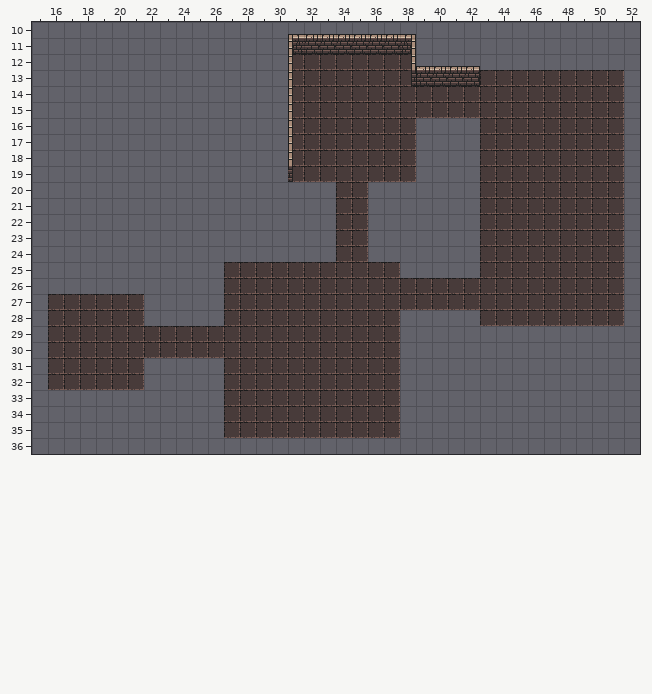
Level history. Tiled map: assets/tiles/map2.tmx. The first picture shows the starting point.
Cells are 16x16 px. Shown: x 15..52, y 10..36.
Now the later version:
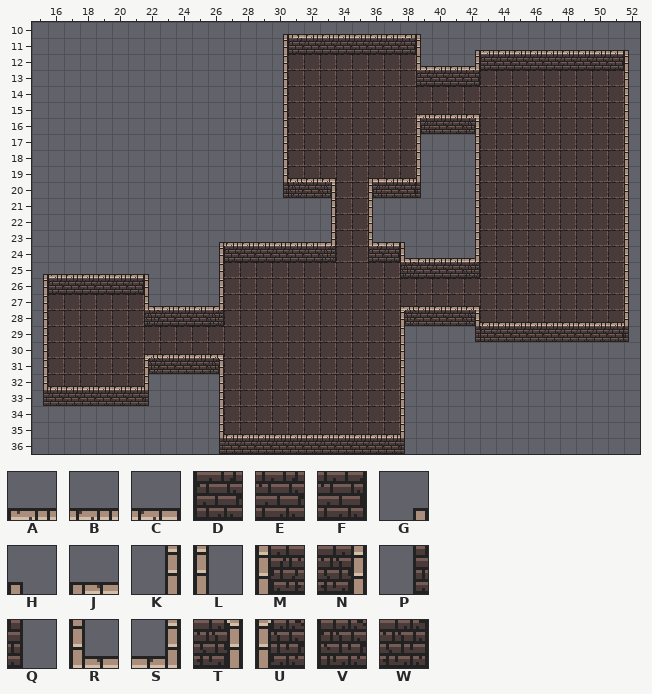
Key: from "DungeonTilesetII": A 1, B 2, C 3, D 33, E 34, F 35, G 224, H 225, J 226, K 256, L 257, M 258, N 259, P 288, Q 289, R 290, S 291, T 292, U 293, V 322, W 323.
_ is an empty cell.
Tiles replaced or removed in this view: A, C, K, L, M, N, P, Q.
Commit: finished map layout
Difference:
Changed rows in their new state; . is an unchanged cell.
Layer "Walls":
first column x 15:
10 ...............G........H.............
11 ...............KD......FL..GABBBBBBBCH
12 ...............K_......_R..SDEEEEEEEFL
13 ...............K_......_.............L
14 ...............K_....................L
15 ...............K_.......ABBC.........L
16 ...............K_.......MEEN.........L
17 ...............K_.......L..K.........L
18 ...............K_.......L..K.........L
19 ...............KBBC..JBBL..K.........L
20 ...............PVEN..MEFQ..K.........L
21 ..................K..L.....K.........L
22 ..................K..L.....K.........L
23 ...........GBBBBBBS..RCH...K.........L
24 ...........KDEEEEEW..DFRBBBS.........L
25 GABBBBCH...K...........VEEEW.........L
26 KDEEEEFL...K.........................L
27 K......RBBBS...........ABBBC.........L
28 K......VEEEW...........UEEENBBBBBBBBBL
29 K......................L...PDEEEEEEEFQ
30 K......ABBBC...........L..............
31 K......UEEET...........L..............
32 KBBBBBBL...K...........L..............
33 PEEEEEEQ...K...........L..............
34 ...........K...........L..............
35 ...........KBBBBBBBBBBBL..............
36 ...........PEEEEEEEEEEEQ..............
